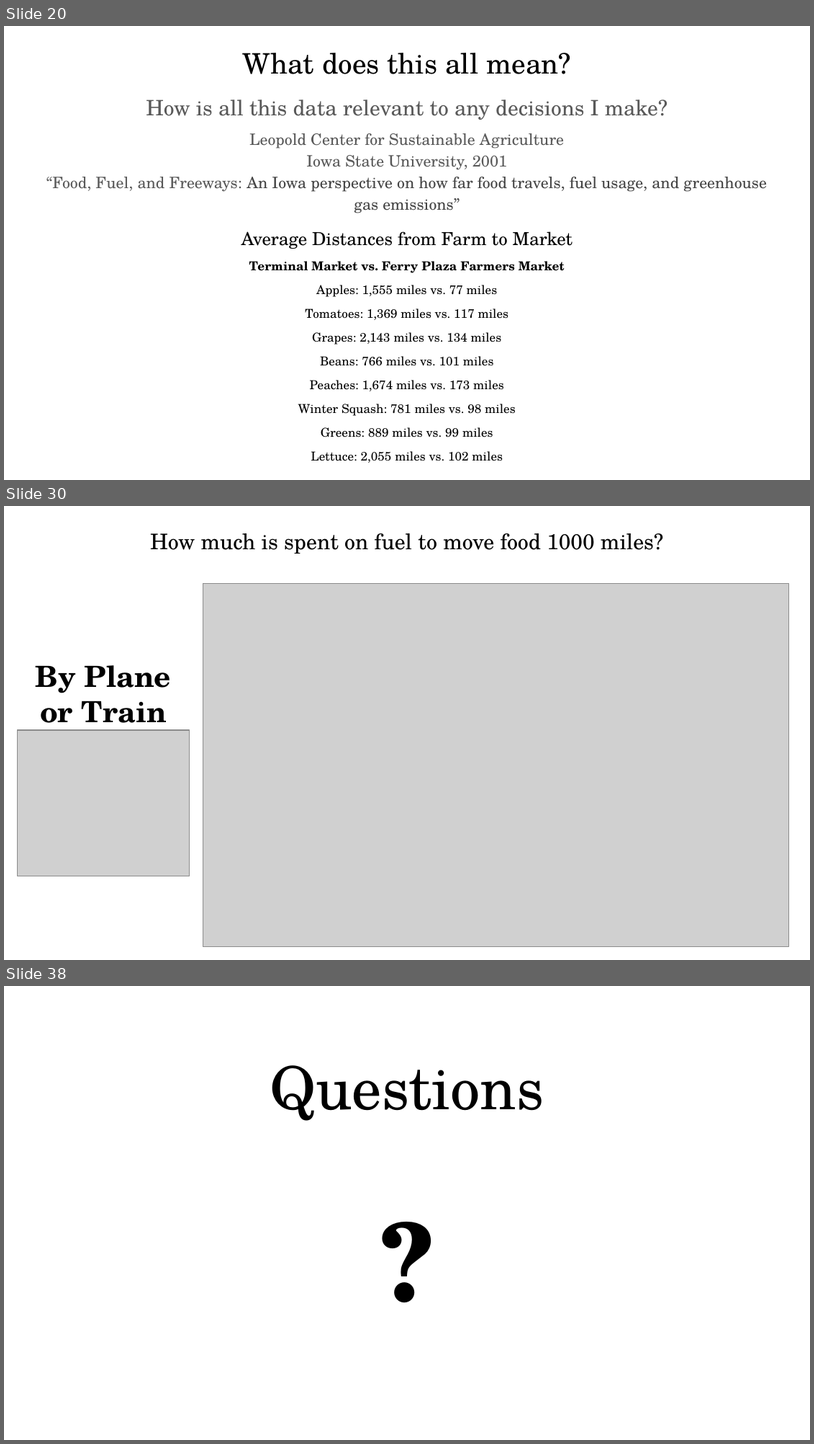
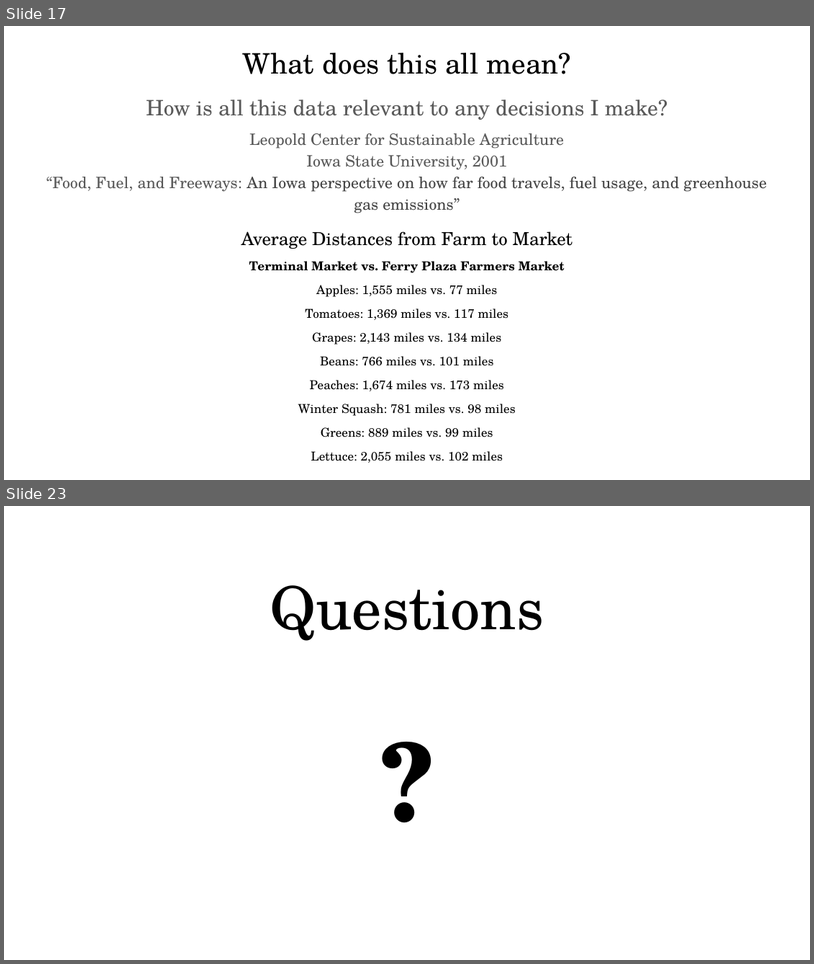
Before and after one commit to Rhunsilval/capstone, a slide deck: Presentation/The Cost of Moving Food - capstone.pptx. Shown one above the other, each under a label of ours: slides 20, 30 and 38 before the commit, slides 17 and 23 after it; the slides between them are not shown. The pictures are 814x1444 and 814x964 pixels, drawn with LibreOffice and Linux fonts; fonts in the diff are those of the drawing; grey boxes stand for pictures. Boxes give left, top, right and bottom in pixels: in the first picture for what was removed or moved away, otherwise in the second. Text is boxed around its words. In the diff, an @@ line names an element or a change of style, - is before the commit and + after.

```diff
--- a/Presentation/The Cost of Moving Food - capstone.pptx
+++ b/Presentation/The Cost of Moving Food - capstone.pptx
@@ slide 30 removed at (x1=4, y1=506, x2=810, y2=960), background #FFFFFF @@
@@ title removed at (x1=150, y1=533, x2=664, y2=554) @@
-How much is spent on fuel to move food 1000 miles?
@@ picture removed at (x1=203, y1=584, x2=790, y2=945) @@
@@ text removed at (x1=36, y1=665, x2=172, y2=731) @@
-By Plane or Train
@@ picture removed at (x1=18, y1=730, x2=190, y2=876) @@
@@ what was slide 20 is now slide 17 @@
@@ what was slide 38 is now slide 23 @@
```
Also in this commit, not shown: 11 slides changed, 1 slide added, 15 other slides removed, 3 other files.
